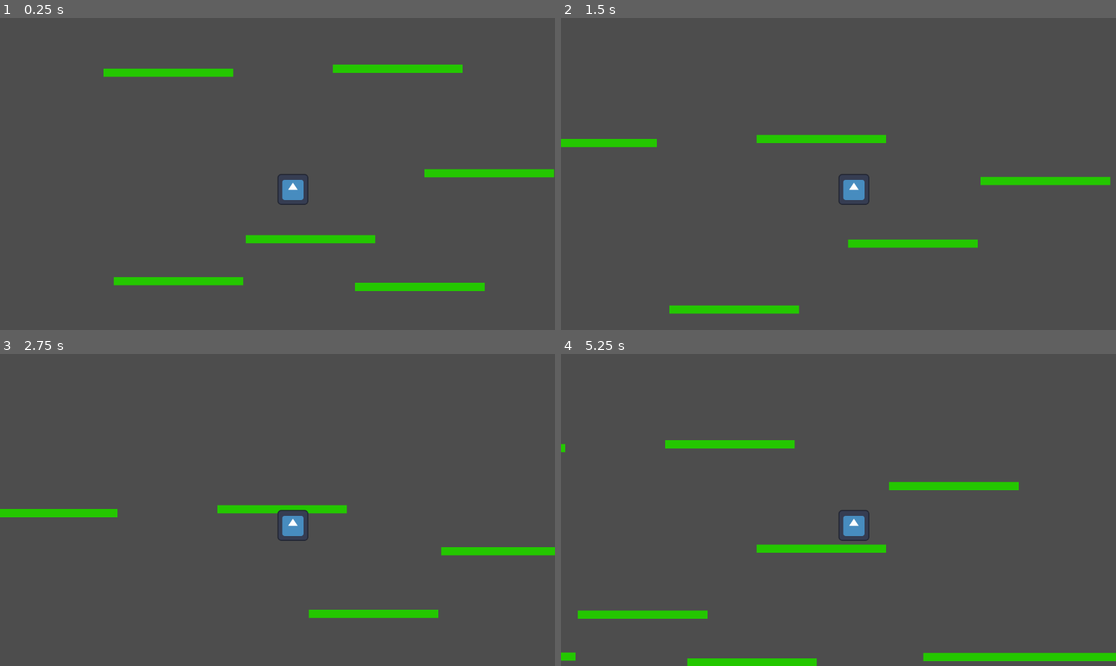
Above: before the commit, frames 1-4 (two rows, left to right).
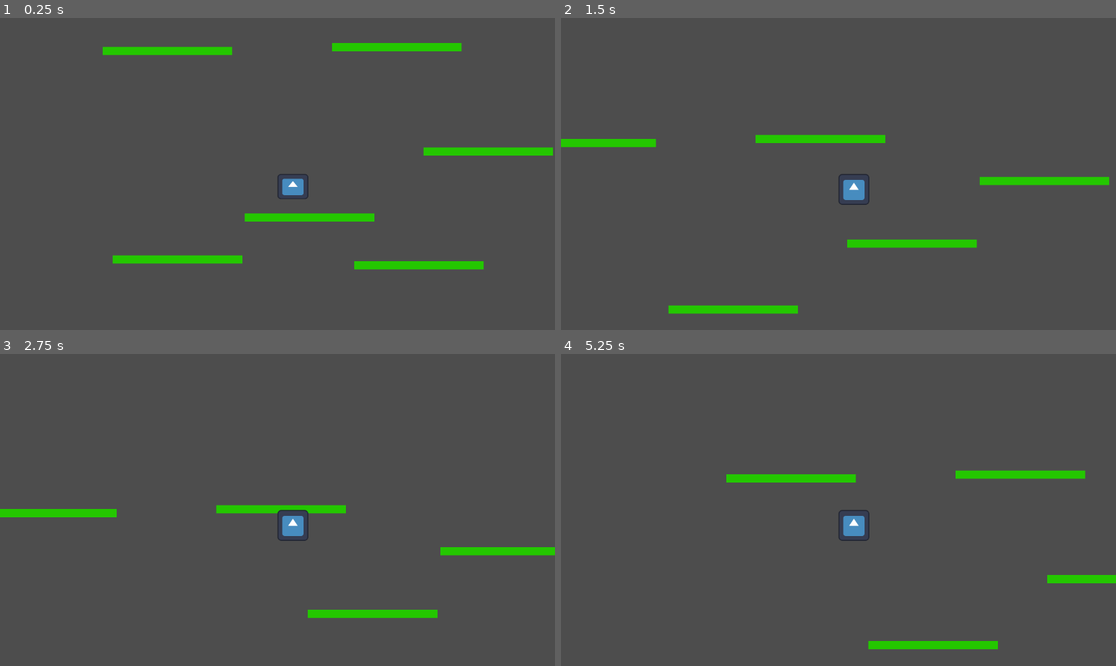
Above: after the commit, the same moments.

Repository: jonathanhecl/platform-game
Game: Godot game, scene res://scenes/main.tscn
Two runs of this game, one before a commit and one after it. Both use one fixed random seed, a clock stepped at 60 frames per second and the inputs below. The engine's default icon, where the game draws it, is replaced by a stand-in: a white triangle on a blue panel in a dark square.
Inputs:
- Up to frame 1 (0.25 s): no input
- Up to frame 2 (1.5 s): hold Up (ui_up) 0.53-1.28 s; hold Right (ui_right) from 0.53 s (still down); tap Up (ui_up) at 1.35 s
- Up to frame 3 (2.75 s): tap Up (ui_up) at 1.52, 1.82 s; release Right (ui_right) at 2.03 s; hold Left (ui_left) from 2.03 s (still down); hold Up (ui_up) from 2.03 s (still down)
- Up to frame 4 (5.25 s): release Left (ui_left) at 2.78 s; release Up (ui_up) at 2.78 s; hold Right (ui_right) 2.78-4.28 s; tap Up (ui_up) at 2.85, 3.02, 3.32, 4.35, 4.52, 4.82 s; hold Up (ui_up) 3.53-4.28 s; tap Escape (ui_cancel) at 4.15 s; hold Left (ui_left) 4.28-5.03 s; hold Right (ui_right) from 5.03 s (still down); hold Up (ui_up) from 5.03 s (still down)

The runs differ from the first frame. In frame 1, 7.8% of the frame differs, in the area x 18-100%, y 8-88%; in frame 2, less than 0.1%; in frame 3, less than 0.1%; in frame 4, 6.4%.

Commit message:
Goal mark & fixes

Diff:
--- /dev/null
+++ b/scenes/goal.gd
@@ -0,0 +1,6 @@
+extends Area2D
+
+func _on_body_entered(body):
+	if body.is_in_group("player"):
+		body.has_won = true
+		$CPUParticles2D.visible = true
--- /dev/null
+++ b/scenes/goal.tscn
@@ -0,0 +1,37 @@
+[gd_scene load_steps=3 format=3 uid="uid://e2qb4alu40dd"]
+
+[ext_resource type="Script" path="res://scenes/goal.gd" id="1_eksoy"]
+
+[sub_resource type="RectangleShape2D" id="RectangleShape2D_p4es1"]
+size = Vector2(66, 104)
+
+[node name="Goal" type="Area2D"]
+script = ExtResource("1_eksoy")
+
+[node name="ColorRect" type="ColorRect" parent="."]
+offset_right = 93.0
+offset_bottom = 119.0
+color = Color(0.0509804, 0.0509804, 0.0509804, 1)
+
+[node name="CollisionShape2D" type="CollisionShape2D" parent="."]
+position = Vector2(47, 64)
+shape = SubResource("RectangleShape2D_p4es1")
+
+[node name="CPUParticles2D" type="CPUParticles2D" parent="."]
+visible = false
+z_index = 2
+position = Vector2(46, 62)
+scale = Vector2(2, 2)
+amount = 90
+explosiveness = 0.33
+randomness = 1.0
+lifetime_randomness = 0.08
+emission_shape = 2
+emission_sphere_radius = 33.33
+spread = 163.18
+gravity = Vector2(2.08165e-12, -200)
+radial_accel_min = 100.0
+radial_accel_max = 100.0
+scale_amount_max = 3.0
+
+[connection signal="body_entered" from="." to="." method="_on_body_entered"]
--- a/scenes/level.tscn
+++ b/scenes/level.tscn
@@ -33,3 +33,15 @@
 
 [node name="Platform10" parent="." instance=ExtResource("1_lttdj")]
 position = Vector2(2077, 218)
+
+[node name="Platform11" parent="." instance=ExtResource("1_lttdj")]
+position = Vector2(1417, 36)
+
+[node name="Platform12" parent="." instance=ExtResource("1_lttdj")]
+position = Vector2(1693, -159)
+
+[node name="Platform13" parent="." instance=ExtResource("1_lttdj")]
+position = Vector2(1984, -349)
+
+[node name="Platform14" parent="." instance=ExtResource("1_lttdj")]
+position = Vector2(2803, -297)
--- /dev/null
+++ b/scenes/main.gd
@@ -0,0 +1,5 @@
+extends Node2D
+
+func _input(event):
+	if event.is_action_pressed("ui_cancel"):
+		get_tree().reload_current_scene()
--- a/scenes/main.tscn
+++ b/scenes/main.tscn
@@ -1,11 +1,17 @@
-[gd_scene load_steps=3 format=3 uid="uid://bj6pwjw4ipb5a"]
+[gd_scene load_steps=5 format=3 uid="uid://bj6pwjw4ipb5a"]
 
+[ext_resource type="Script" path="res://scenes/main.gd" id="1_8noyj"]
 [ext_resource type="PackedScene" uid="uid://cif65grmui6y5" path="res://scenes/level.tscn" id="1_lqcaa"]
 [ext_resource type="PackedScene" uid="uid://bwms2krbr1fml" path="res://scenes/player.tscn" id="2_rbvsk"]
+[ext_resource type="PackedScene" uid="uid://e2qb4alu40dd" path="res://scenes/goal.tscn" id="4_x28y7"]
 
 [node name="Main" type="Node2D"]
+script = ExtResource("1_8noyj")
 
 [node name="Level" parent="." instance=ExtResource("1_lqcaa")]
 
+[node name="Goal" parent="." instance=ExtResource("4_x28y7")]
+position = Vector2(2977, -416)
+
 [node name="Player" parent="." instance=ExtResource("2_rbvsk")]
-position = Vector2(380, 326)
+position = Vector2(382, 371)
--- a/scenes/player.gd
+++ b/scenes/player.gd
@@ -6,10 +6,21 @@
 
 var last_ground = Vector2()
 
+var has_won = false
+
 func _ready():
 	last_ground = position
 
 func _physics_process(delta):
+	if has_won:
+		move_y += 10
+		if is_on_floor():
+			move_y = -500
+			$AnimationPlayer.play("jump")
+		velocity = Vector2(0, move_y)
+		move_and_slide()
+		return
+
 	is_out_map()
 
 	move_y += 10
@@ -29,6 +40,7 @@
 		if Input.is_action_pressed("ui_up"):
 			last_ground = position
 			move_y = -500
+			$AnimationPlayer.play("jump")
 
 	velocity = Vector2(move_x, move_y)
 	move_and_slide()
--- a/scenes/player.tscn
+++ b/scenes/player.tscn
@@ -6,7 +6,44 @@
 [sub_resource type="RectangleShape2D" id="RectangleShape2D_y61lr"]
 size = Vector2(48, 56)
 
-[node name="Player" type="CharacterBody2D"]
+[sub_resource type="Animation" id="Animation_ohkw2"]
+resource_name = "jump"
+length = 0.6
+tracks/0/type = "value"
+tracks/0/imported = false
+tracks/0/enabled = true
+tracks/0/path = NodePath("Icon:scale")
+tracks/0/interp = 2
+tracks/0/loop_wrap = true
+tracks/0/keys = {
+"times": PackedFloat32Array(0, 0.3, 0.6),
+"transitions": PackedFloat32Array(1, 1, 1),
+"update": 0,
+"values": [Vector2(0.5, 0.5), Vector2(0.5, 0.4), Vector2(0.5, 0.5)]
+}
+
+[sub_resource type="Animation" id="Animation_g46fw"]
+length = 0.001
+tracks/0/type = "value"
+tracks/0/imported = false
+tracks/0/enabled = true
+tracks/0/path = NodePath("Icon:scale")
+tracks/0/interp = 1
+tracks/0/loop_wrap = true
+tracks/0/keys = {
+"times": PackedFloat32Array(0),
+"transitions": PackedFloat32Array(1),
+"update": 0,
+"values": [Vector2(0.5, 0.5)]
+}
+
+[sub_resource type="AnimationLibrary" id="AnimationLibrary_sd0it"]
+_data = {
+"RESET": SubResource("Animation_g46fw"),
+"jump": SubResource("Animation_ohkw2")
+}
+
+[node name="Player" type="CharacterBody2D" groups=["player"]]
 script = ExtResource("1_m151p")
 
 [node name="Icon" type="Sprite2D" parent="."]
@@ -19,6 +56,10 @@
 shape = SubResource("RectangleShape2D_y61lr")
 
 [node name="AnimationPlayer" type="AnimationPlayer" parent="."]
+autoplay = "jump"
+libraries = {
+"": SubResource("AnimationLibrary_sd0it")
+}
 
 [node name="Camera2D" type="Camera2D" parent="."]
 limit_bottom = 800
Not shown: 1 places in scenes/player.tscn that only renumber resources
